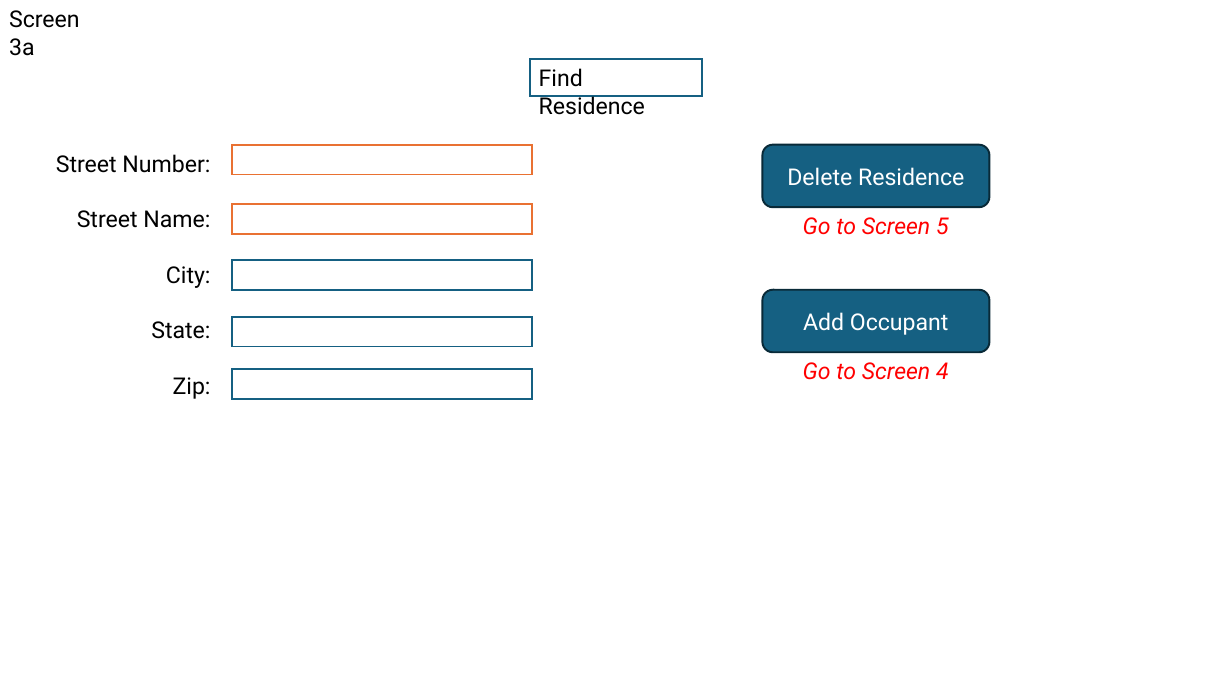
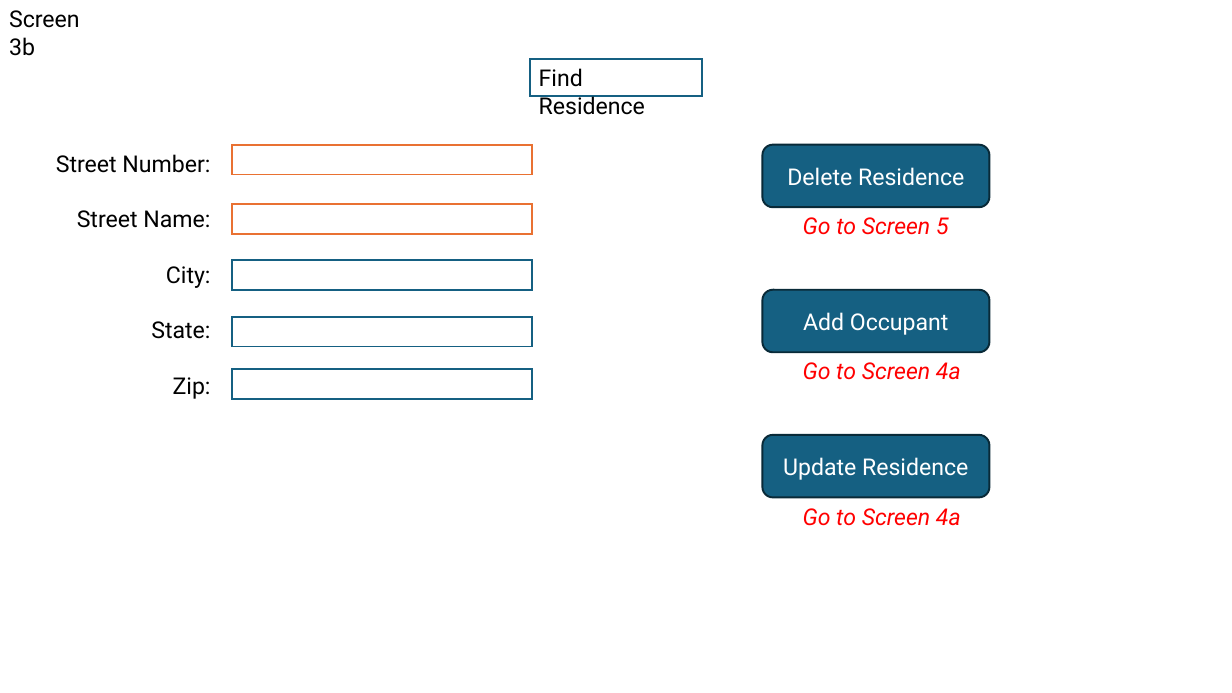
Before and after one commit to jdevr1es/DotnetSlides, a slide deck: slide 4 of MSSA Project Demo.pptx. Drawn at 1232x693 pixels with LibreOffice and Linux fonts; fonts in the diff are those of the drawing. Boxes give left, top, right and bottom in pixels: in the first picture for what was removed or moved away, otherwise in the second. Text is boxed around its words. In the diff, an @@ line names an element or a change of style, - is before the commit and + after.

```diff
--- a/MSSA Project Demo.pptx
+++ b/MSSA Project Demo.pptx
@@ text at (9, 10, 80, 56): text changed @@
-Screen 3a
+Screen 3b
@@ text at (803, 362, 961, 380): text changed @@
-Go to Screen 4
+Go to Screen 4a
@@ rounded rectangle added at (762, 435, 990, 498), fill #156082, outline #092A39 1.5 pt, 18 pt, text #FFFFFF @@
+Update Residence
@@ text added at (803, 508, 961, 526), 18 pt, text #FF0000, italic @@
+Go to Screen 4a
```
Also in this commit, not shown: 4 other slides changed, 1 slide added, 1 other file.
